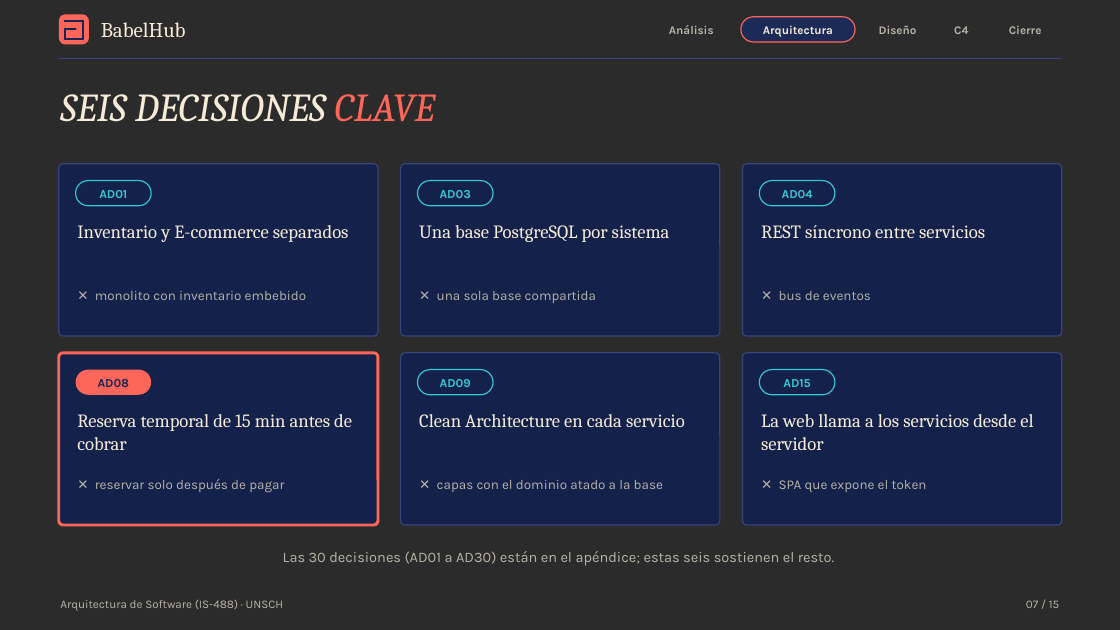
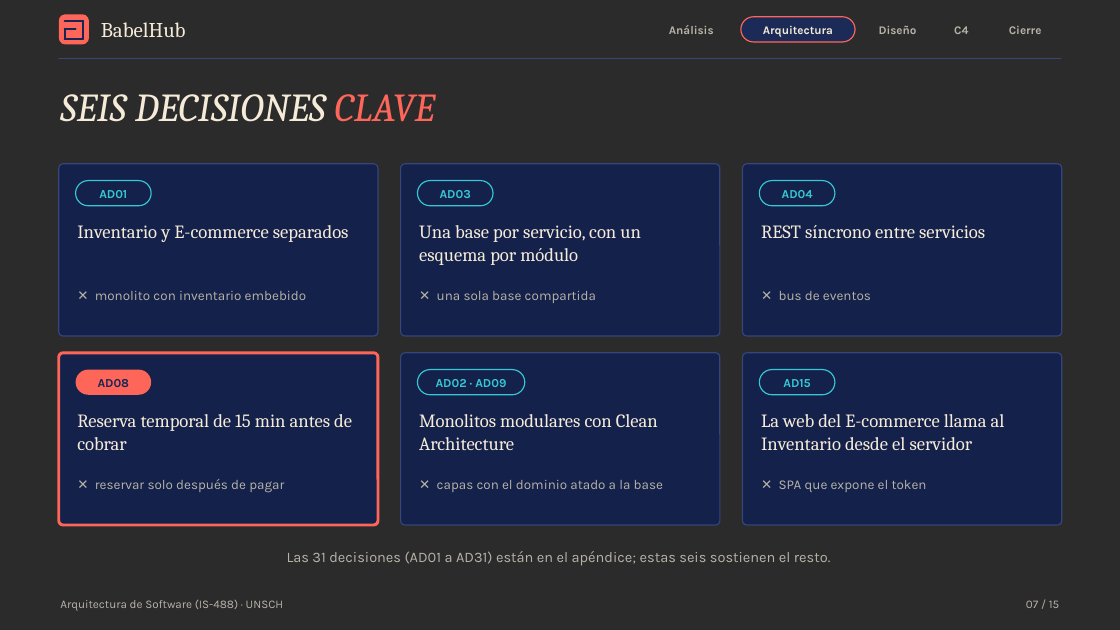
Before and after one commit to P35C4D0R4B1050/BabelHub, a slide deck: slide 7 of docs/BabelHub_Exposicion.pptx. Drawn at 1120x630 pixels with LibreOffice and Linux fonts; fonts in the diff are those of the drawing; background and template pictures are left out; a plain dark background stands for a picture behind light text. Boxes give left, top, right and bottom in pixels: in the first picture for what was removed or moved away, otherwise in the second. Text is boxed around its words. In the diff, an @@ line names an element or a change of style, - is before the commit and + after.

```diff
--- a/docs/BabelHub_Exposicion.pptx
+++ b/docs/BabelHub_Exposicion.pptx
@@ text at box(419, 225, 641, 265): text changed @@
-Una base PostgreSQL por sistema
+Una base por servicio, con un esquema por módulo
@@ rounded rectangle "AD02 · AD09": place and size @@
-rounded rectangle "AD02 · AD09" at box(418, 370, 493, 395)
+rounded rectangle "AD02 · AD09" at box(418, 370, 525, 395)
@@ text in rounded rectangle at box(436, 379, 506, 387): text changed @@
-AD09
+AD02 · AD09
@@ text at box(419, 414, 658, 450): text changed @@
-Clean Architecture en cada servicio
+Monolitos modulares con Clean Architecture
@@ text at box(761, 414, 1005, 450): text changed @@
-La web llama a los servicios desde el servidor
+La web del E-commerce llama al Inventario desde el servidor
@@ text at box(287, 551, 830, 566): text changed @@
-Las 30 decisiones (AD01 a AD30) están en el apéndice; estas seis sostienen el resto.
+Las 31 decisiones (AD01 a AD31) están en el apéndice; estas seis sostienen el resto.
```
Also in this commit, not shown: 10 other slides changed, 30 other files.
